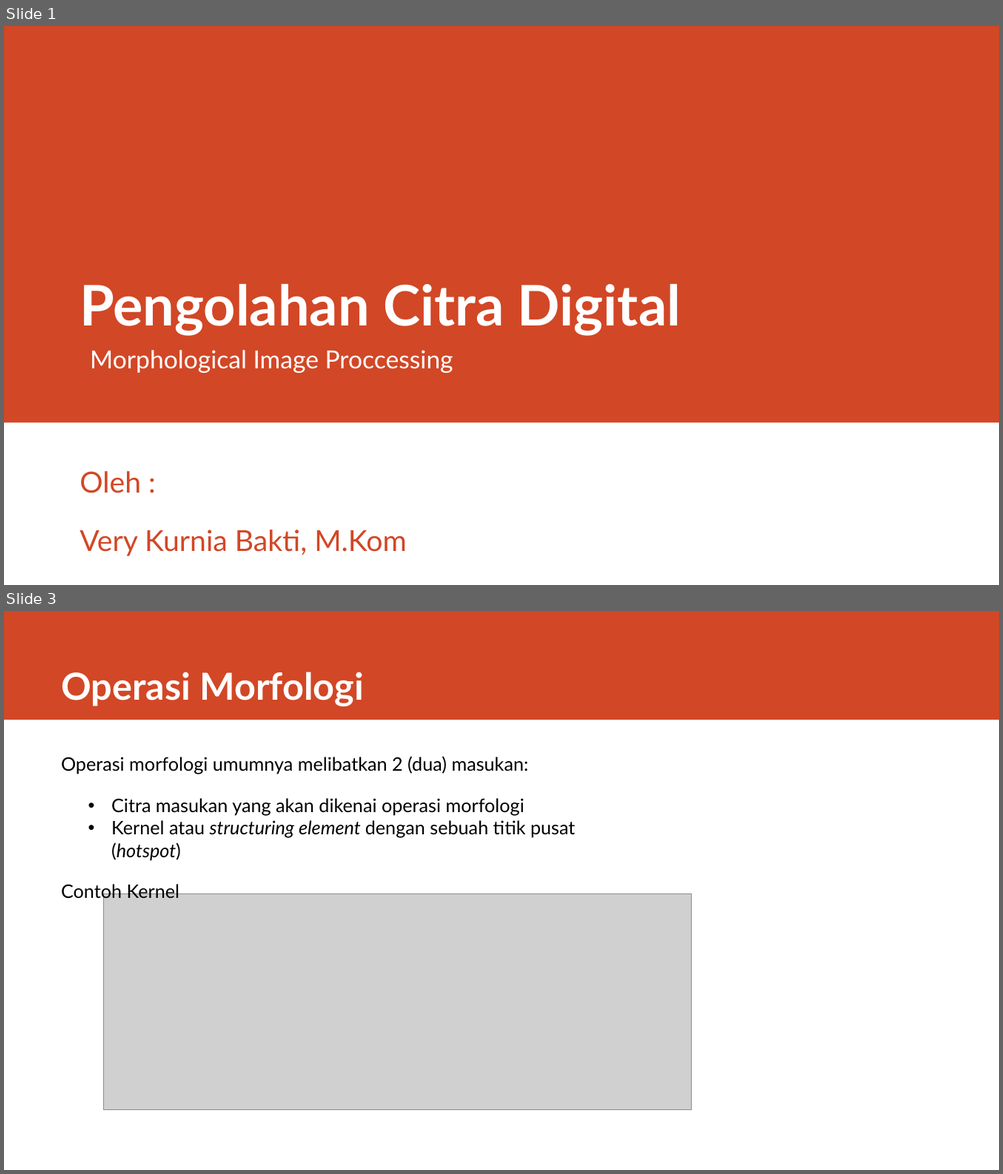
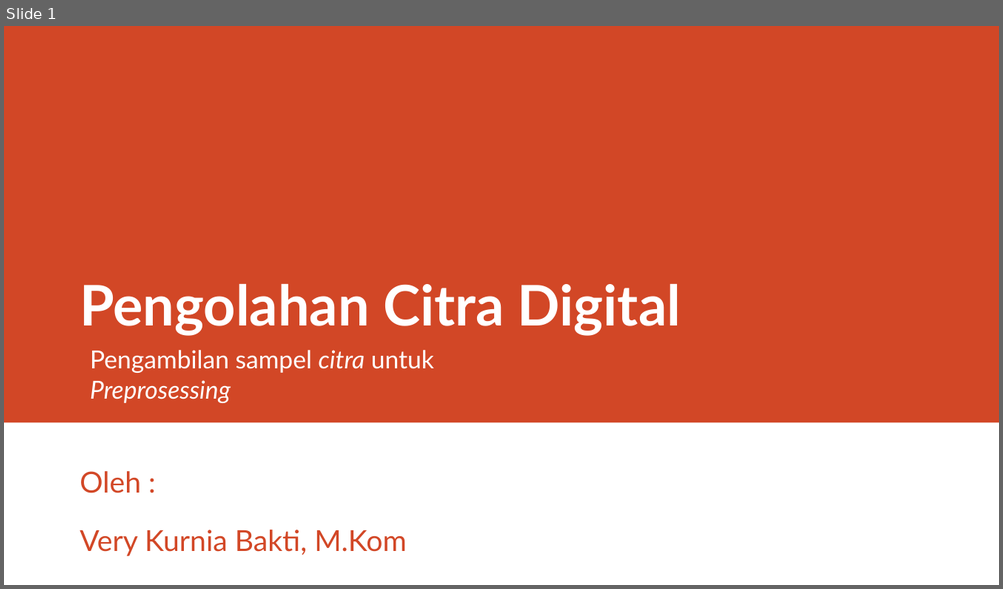
Before and after one commit to rizalarfani/Pengolahan-Citra-Digital-PCD-, a slide deck: Materi/Morphological Image Proccessing.pptx. Shown one above the other, each under a label of ours: slides 1 and 3 before the commit, slide 1 after it; the slides between them are not shown. The pictures are 1003x1174 and 1003x589 pixels, drawn with LibreOffice and Linux fonts; fonts in the diff are those of the drawing; grey boxes stand for pictures. Boxes give left, top, right and bottom in pixels: in the first picture for what was removed or moved away, otherwise in the second. Text is boxed around its words. In the diff, an @@ line names an element or a change of style, - is before the commit and + after.

Commit message:
add: materi pengambilan sampel dataset ppt

```diff
--- a/Materi/Morphological Image Proccessing.pptx
+++ b/Materi/Morphological Image Proccessing.pptx
@@ slide 3 removed at box(4, 611, 999, 1170), background #FFFFFF @@
@@ rectangle removed at box(4, 611, 999, 720) @@
@@ title removed at box(61, 672, 364, 706) @@
-Operasi Morfologi
@@ text removed at box(61, 756, 529, 775) @@
-Operasi morfologi umumnya melibatkan 2 (dua) masukan:
@@ text removed at box(111, 798, 575, 860) @@
-• Citra masukan yang akan dikenai operasi morfologi
-• Kernel atau structuring element dengan sebuah titik pusat (hotspot)
@@ text removed at box(61, 883, 180, 902) @@
-Contoh Kernel
@@ picture removed at box(104, 894, 691, 1111) @@
@@ slide 1 changed as well @@
@@ text at box(90, 350, 434, 403): text changed @@
-Morphological Image Proccessing
+Pengambilan sampel citra untuk Preprosessing
```
Also in this commit, not shown: 1 other slide changed, 11 slides added, 12 other slides removed, 13 other files.
